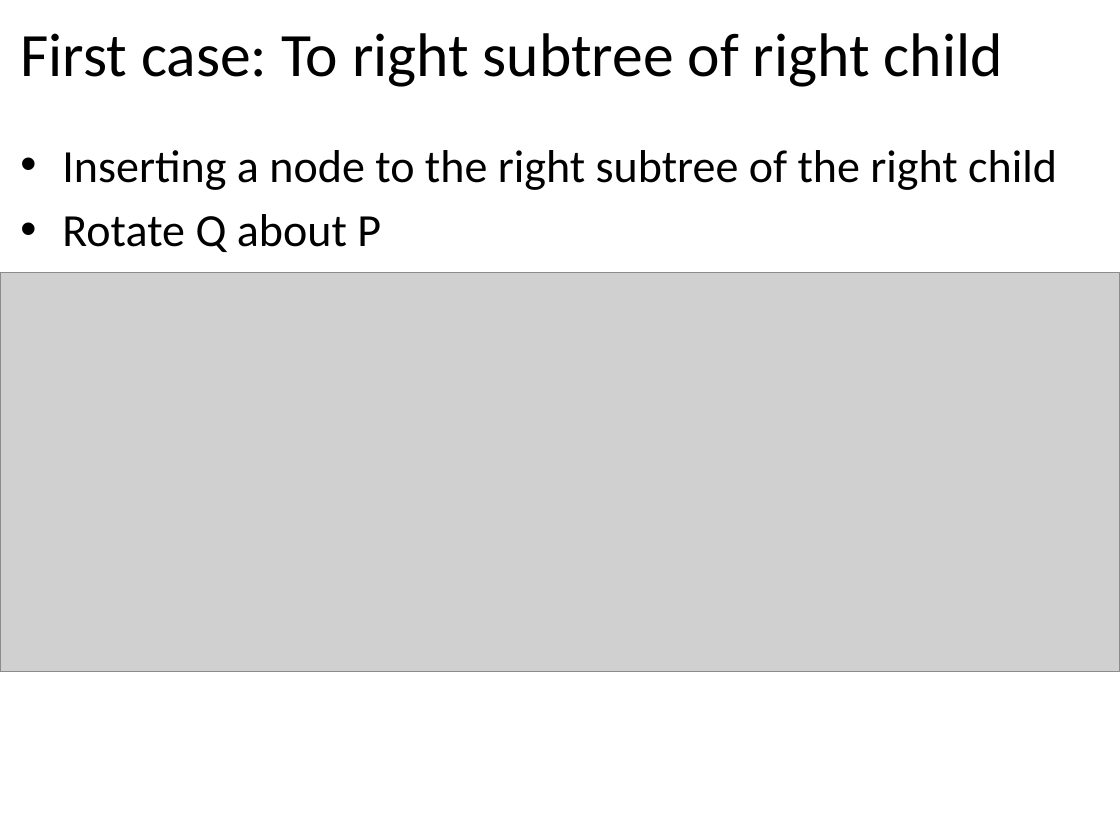
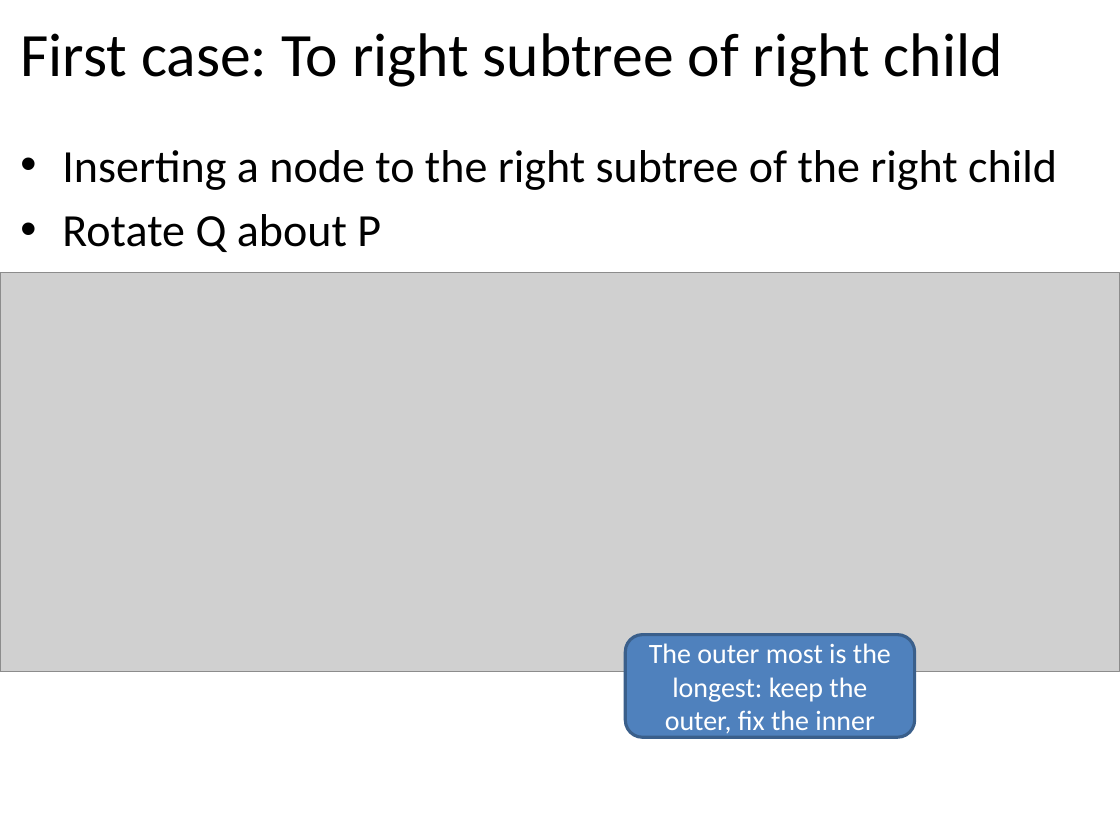
Before and after one commit to tutrunghieu/dsa-2017-java-tutorial, a slide deck: slide 35 of dsa2017-java-online/handouts/data-day05/Lecture 08 - Chapter 06 - Binary Trees - Day 3.pptx. Drawn at 1120x840 pixels with LibreOffice and Linux fonts; fonts in the diff are those of the drawing; grey boxes stand for pictures. Boxes give left, top, right and bottom in pixels: in the first picture for what was removed or moved away, otherwise in the second. Text is boxed around its words. In the diff, an @@ line names an element or a change of style, - is before the commit and + after.

```diff
--- a/dsa2017-java-online/handouts/data-day05/Lecture 08 - Chapter 06 - Binary Trees - Day 3.pptx
+++ b/dsa2017-java-online/handouts/data-day05/Lecture 08 - Chapter 06 - Binary Trees - Day 3.pptx
@@ rounded rectangle added at [625,635,914,738], fill #4F81BD, outline #3A5F8C 2 pt, 18 pt, text #FFFFFF @@
+The outer most is the longest: keep the outer, fix the inner
```
Also in this commit, not shown: 1 other slide changed, 4 slides added, 3 other files.
